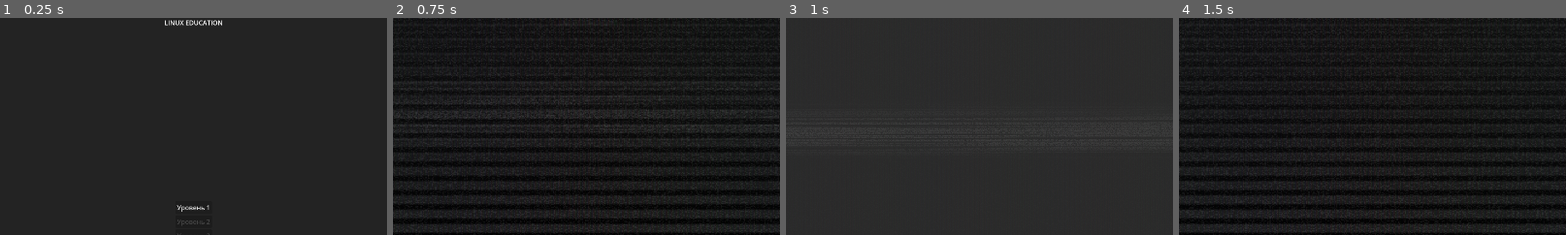
Above: before the commit, frames 1-4 (left to right).
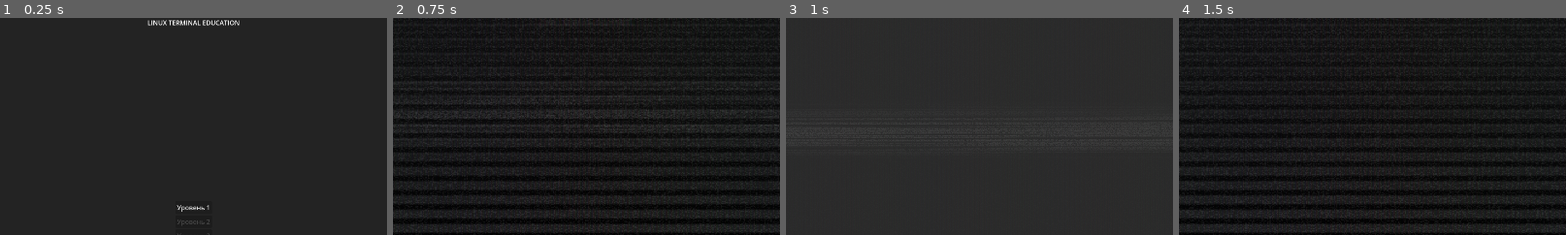
Above: after the commit, the same moments.

Repository: defonisek/linux_term_game
Game: Godot game, scene res://scenes/main_screen.tscn
Same seed, same stepped clock (60 frames per second), same inputs: the game is played once before the commit and once after it.
Inputs (mouse positions are % of the whole screen's width and height, from its top left):
- Up to frame 1 (0.25 s): no input
- Up to frame 2 (0.75 s): click "Уровень 1" at 0.5 s
- Up to frame 3 (1 s): no input
- Up to frame 4 (1.5 s): click (96, 7) at 1.25 s
The pictures show only the part of the screen within x 25-75%, y 0-50%; the shares and areas given below are measured in that part.

The runs differ from the first frame. In frame 1, 0.4% of the frame differs, in the area x 38-62%, y 0-4%; in frame 2, less than 0.1%; in frame 3, nothing differs; in frame 4, nothing differs.

Commit message:
feat: various commands such as grep

Diff:
--- a/src/main_menu.tscn
+++ b/src/main_menu.tscn
@@ -54,7 +54,7 @@
 offset_right = 72.5
 offset_bottom = 23.0
 grow_horizontal = 2
-text = "LINUX EDUCATION"
+text = "LINUX TERMINAL EDUCATION"
 horizontal_alignment = 1
 
 [node name="Levels" type="VBoxContainer" parent="." unique_id=1574401832]
--- a/src/terminal/commands.gd
+++ b/src/terminal/commands.gd
@@ -177,6 +177,46 @@
 	cmd_obj.schema.add_positional("file", "File to display.")
 	_register_command(cmd_obj)
 
+	cmd_obj = TerminalCommand.new()
+	cmd_obj.name = "cp"
+	cmd_obj.description = "Copy files and directories."
+	cmd_obj.callable = _cmd_cp
+	cmd_obj.schema = TerminalCommandSchema.new()
+	cmd_obj.schema.add_positional("source", "Source file/directory.")
+	cmd_obj.schema.add_positional("destination", "Destination file/directory.")
+	_register_command(cmd_obj)
+
+	cmd_obj = TerminalCommand.new()
+	cmd_obj.name = "mv"
+	cmd_obj.description = "Move (rename) files."
+	cmd_obj.callable = _cmd_mv
+	cmd_obj.schema = TerminalCommandSchema.new()
+	cmd_obj.schema.add_positional("source", "Source file/directory.")
+	cmd_obj.schema.add_positional("destination", "Destination file/directory.")
+	_register_command(cmd_obj)
+
+
+	cmd_obj = TerminalCommand.new()
+	cmd_obj.name = "rm"
+	cmd_obj.description = "Remove files or directories."
+	cmd_obj.callable = _cmd_rm
+	cmd_obj.schema = TerminalCommandSchema.new()
+	cmd_obj.schema.add_option("recursive", "r", "Remove directories and their contents recursively.", false, TerminalArguments.OptionType.FLAG)
+	cmd_obj.schema.add_positional("target", "File or directory to remove.")
+	_register_command(cmd_obj)
+
+	cmd_obj = TerminalCommand.new()
+	cmd_obj.name = "grep"
+	cmd_obj.description = "Search for patterns in files."
+	cmd_obj.callable = _cmd_grep
+	cmd_obj.schema = TerminalCommandSchema.new()
+	cmd_obj.schema.add_option("recursive", "r", "Read all files under each directory, recursively.", false, TerminalArguments.OptionType.FLAG)
+	cmd_obj.schema.add_option("ignore-case", "i", "Ignore case distinctions.", false, TerminalArguments.OptionType.FLAG)
+	cmd_obj.schema.add_option("line-number", "n", "Prefix each line of output with the line number.", false, TerminalArguments.OptionType.FLAG)
+	cmd_obj.schema.add_positional("pattern", "Pattern to search for.")
+	cmd_obj.schema.add_positional("path", "File or directory to search.")
+	_register_command(cmd_obj)
+
 func _register_command(cmd_obj: TerminalCommand) -> void:
 	_build_long_help(cmd_obj)
 	_command_registry[cmd_obj.name] = cmd_obj
@@ -390,3 +430,105 @@
 	else:
 		_terminal.print_on_terminal(node.content)
 	command_finished.emit()
+
+
+func _cmd_cp() -> void:
+	var src = _parsed_args.positionals[0]
+	var dest = _parsed_args.positionals[1]
+	var abs_src = _terminal.file_system.resolve(src, _terminal.cwd)
+	var abs_dest = _terminal.file_system.resolve(dest, _terminal.cwd)
+	# Если dest существующая директория, то копируем внутрь с тем же именем
+	var dest_node = _terminal.file_system.get_node(abs_dest)
+	if dest_node != null and dest_node.is_dir:
+		var src_name = _terminal.file_system._base_name(abs_src)
+		abs_dest = abs_dest + "/" + src_name if abs_dest != "/" else "/" + src_name
+	if _terminal.file_system.copy(abs_src, abs_dest):
+		pass
+	else:
+		_terminal.print_on_terminal("cp: cannot copy: operation failed", Color.RED)
+	command_finished.emit()
+
+func _cmd_mv() -> void:
+	var src = _parsed_args.positionals[0]
+	var dest = _parsed_args.positionals[1]
+	var abs_src = _terminal.file_system.resolve(src, _terminal.cwd)
+	var abs_dest = _terminal.file_system.resolve(dest, _terminal.cwd)
+	var dest_node = _terminal.file_system.get_node(abs_dest)
+	if dest_node != null and dest_node.is_dir:
+		var src_name = _terminal.file_system._base_name(abs_src)
+		abs_dest = abs_dest + "/" + src_name if abs_dest != "/" else "/" + src_name
+	if _terminal.file_system.move(abs_src, abs_dest):
+		pass
+	else:
+		_terminal.print_on_terminal("mv: cannot move: operation failed", Color.RED)
+	command_finished.emit()
+
+func _cmd_rm() -> void:
+	var recursive = _parsed_args.has_flag("recursive")
+	var target = _parsed_args.positionals[0]
+	var abs_target = _terminal.file_system.resolve(target, _terminal.cwd)
+	var node = _terminal.file_system.get_node(abs_target)
+	if node == null:
+		_terminal.print_on_terminal("rm: cannot remove '%s': No such file or directory" % target, Color.RED)
+		command_finished.emit()
+		return
+	if node.is_dir and not recursive:
+		_terminal.print_on_terminal("rm: cannot remove '%s': Is a directory" % target, Color.RED)
+		command_finished.emit()
+		return
+	if _terminal.file_system.delete(abs_target, recursive):
+		# Успешно
+		pass
+	else:
+		_terminal.print_on_terminal("rm: cannot remove '%s': Permission denied" % target, Color.RED)
+	command_finished.emit()
+
+func _cmd_grep() -> void:
+	var pattern = _parsed_args.positionals[0]
+	var target = _parsed_args.positionals[1]
+	var recursive = _parsed_args.has_flag("recursive")
+	var ignore_case = _parsed_args.has_flag("ignore-case")
+	var show_line_number = _parsed_args.has_flag("line-number")
+	var abs_target = _terminal.file_system.resolve(target, _terminal.cwd)
+	var node = _terminal.file_system.get_node(abs_target)
+	if node == null:
+		_terminal.print_on_terminal("grep: %s: No such file or directory" % target, Color.RED)
+		command_finished.emit()
+		return
+	# Собираем файлы для поиска
+	var files_to_search: Array[String] = []
+	if node.is_dir:
+		if not recursive:
+			_terminal.print_on_terminal("grep: %s: Is a directory" % target, Color.RED)
+			command_finished.emit()
+			return
+		files_to_search = _terminal.file_system.list_all_files(abs_target)
+	else:
+		files_to_search.append(abs_target)
+	# Поиск
+	var found_any = false
+	for file_path in files_to_search:
+		var content = _terminal.file_system.read_file(file_path)
+		if content == "":
+			continue
+		var lines = content.split("\n")
+		for line_idx in range(lines.size()):
+			var line = lines[line_idx]
+			var match_found = false
+			if ignore_case:
+				match_found = line.to_lower().find(pattern.to_lower()) != -1
+			else:
+				match_found = line.find(pattern) != -1
+			if match_found:
+				found_any = true
+				var prefix = ""
+				# Если ищем в нескольких файлах (или директории), добавляем имя файла
+				if files_to_search.size() > 1 or node.is_dir:
+					prefix += file_path + ":"
+				if show_line_number:
+					prefix += str(line_idx + 1) + ":"
+				_terminal.print_on_terminal(prefix + line)
+	if not found_any:
+		# grep ничего не выводит, если ничего не найдено
+		pass
+	command_finished.emit()
--- a/src/virtual_file_system.gd
+++ b/src/virtual_file_system.gd
@@ -21,7 +21,7 @@
 func _build_default_tree():
 	var home = _make_dir(root, "home")
 	var player_dir = _make_dir(home, "player")
-	_make_file(player_dir, "readme.txt", "Добро пожаловать, игрок!\nИспользуй команды терминала.")
+	_make_file(player_dir, "readme.txt", "Добро пожаловать, игрок!\nИспользуй команды терминала. терминала терминала терминала терминала терминала терминала терминала терминала терминала \n терминала терминала терминала терминала терминалатерминала терминала")
 	var docs = _make_dir(player_dir, "documents")
 	_make_file(docs, "notes.txt", "Заметки: выучить ls и cd.")
 	_make_dir(player_dir, "downloads")
@@ -248,3 +248,20 @@
 		return false
 	parent.children[name] = node
 	return true
+
+func list_all_files(dir_abs: String) -> Array[String]:
+	var out: Array[String] = []
+	_collect_files_recursive(dir_abs, out)
+	return out
+
+func _collect_files_recursive(dir_abs: String, out: Array[String]) -> void:
+	var node = get_node(dir_abs)
+	if node == null or not node.is_dir:
+		return
+	for child_name in node.children:
+		var child = node.children[child_name]
+		var child_path = dir_abs + "/" + child_name if dir_abs != "/" else "/" + child_name
+		if child.is_dir:
+			_collect_files_recursive(child_path, out)
+		else:
+			out.append(child_path)
